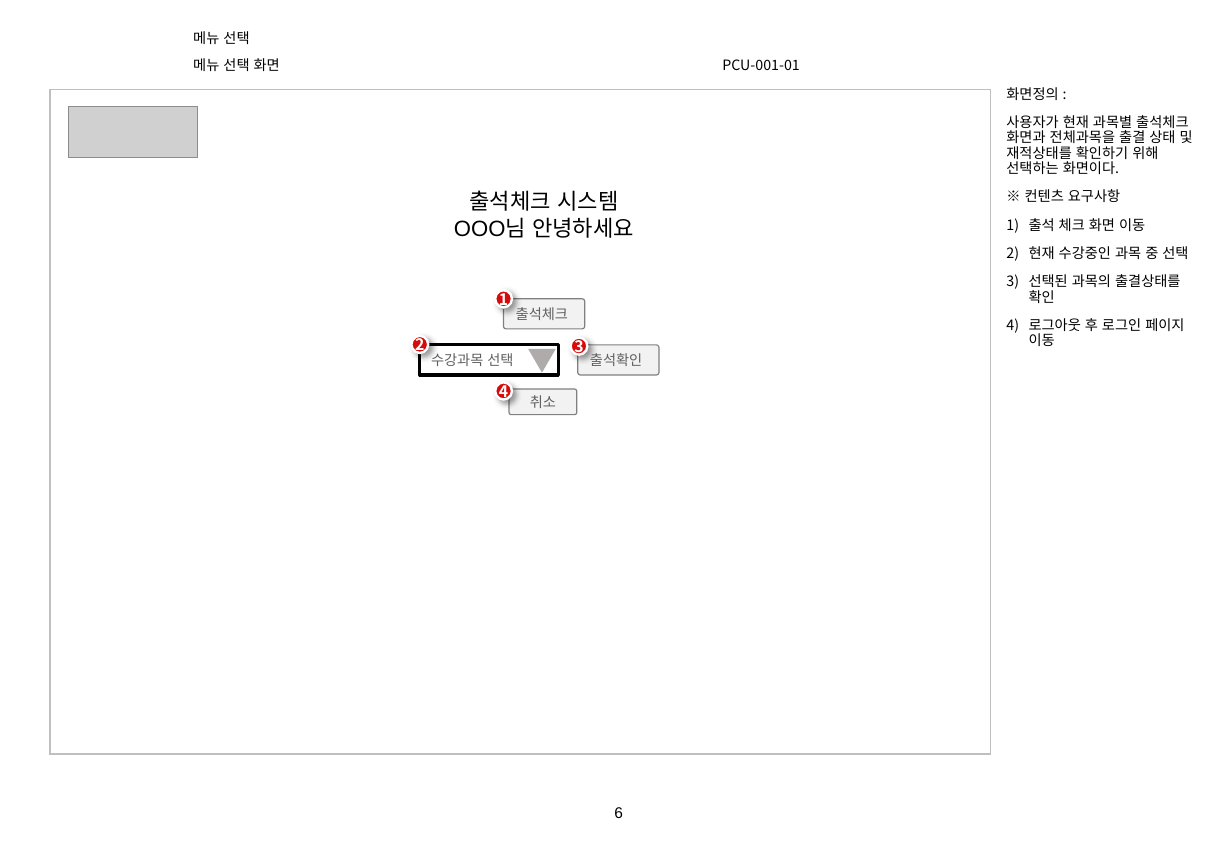
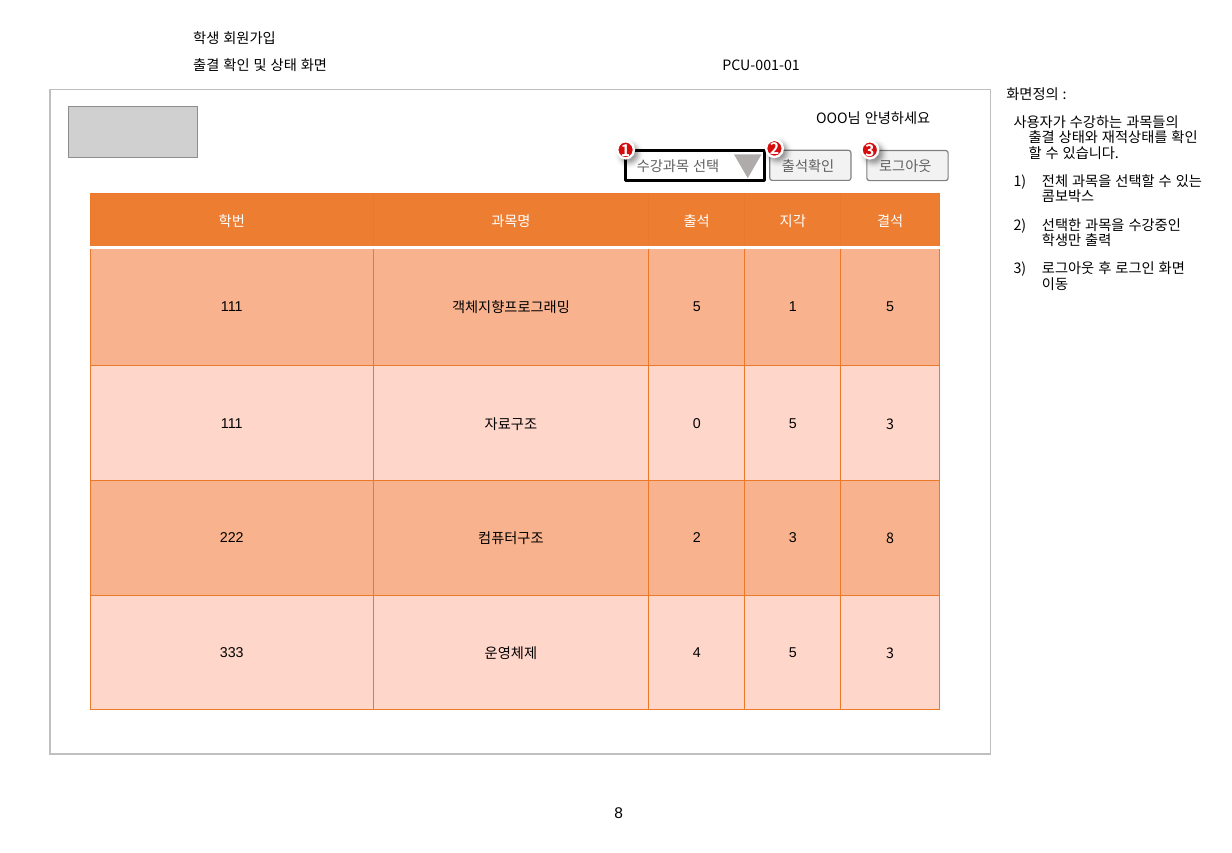
Before and after one commit to lgt9875/Idino-Project, a slide deck: slide 8 of 3_화면설계서_v1.0.pptx (slide 6 before the commit). Drawn at 1232x853 pixels with LibreOffice and Linux fonts; fonts in the diff are those of the drawing; grey boxes stand for pictures; background and template pictures are left out. Boxes give left, top, right and bottom in pixels: in the first picture for what was removed or moved away, otherwise in the second. Text is boxed around its words. In the diff, an @@ line names an element or a change of style, - is before the commit and + after.

```diff
--- a/3_화면설계서_v1.0.pptx
+++ b/3_화면설계서_v1.0.pptx
@@ text at [193, 58, 327, 71]: text changed @@
-메뉴 선택 화면
+출결 확인 및 상태 화면
@@ text at [193, 31, 275, 44]: text changed @@
-메뉴 선택
+학생 회원가입
@@ text "OOO님 안녕하세요": place and size @@
-text "OOO님 안녕하세요" at [454, 190, 634, 238]
+text "OOO님 안녕하세요" at [816, 111, 930, 124]
@@ text "OOO님 안녕하세요" at [816, 111, 930, 124]: size 14 to 9 pt, font Arial to Noto Sans CJK KR; alignment centre to left @@
@@ text at [1014, 115, 1202, 290]: text changed @@
-사용자가 현재 과목별 출석체크 화면과 전체과목을 출결 상태 및 재적상태를 확인하기 위해 선택하는 화면이다.
-※ 컨텐츠 요구사항
-1) 출석 체크 화면 이동
-2) 현재 수강중인 과목 중 선택
-3) 선택된 과목의 출결상태를 확인
-4) 로그아웃 후 로그인 페이지 이동
+사용자가 수강하는 과목들의 출결 상태와 재적상태를 확인 할 수 있습니다.
+1) 전체 과목을 선택할 수 있는 콤보박스
+2) 선택한 과목을 수강중인 학생만 출력
+3) 로그아웃 후 로그인 화면 이동
@@ ellipse "1": place and size @@
-ellipse "1" at [495, 290, 512, 307]
+ellipse "1" at [618, 141, 635, 158]
@@ ellipse "2": place and size @@
-ellipse "2" at [412, 336, 429, 353]
+ellipse "2" at [767, 140, 784, 157]
@@ ellipse "3": place and size @@
-ellipse "3" at [571, 338, 588, 355]
+ellipse "3" at [862, 141, 879, 158]
@@ rectangle "수강과목 선택": place and size @@
-rectangle "수강과목 선택" at [420, 345, 559, 374]
+rectangle "수강과목 선택" at [626, 150, 764, 180]
@@ triangle: place and size @@
-triangle at [528, 349, 555, 373]
+triangle at [734, 155, 761, 179]
@@ rounded rectangle "출석확인": place and size @@
-rounded rectangle "출석확인" at [578, 345, 659, 374]
+rounded rectangle "출석확인" at [770, 150, 851, 180]
@@ rounded rectangle added at [867, 150, 948, 180], fill #F2F2F2, outline #808080 0.75 pt, 9 pt, text #5F5F5F @@
+로그아웃
@@ table added at [91, 193, 942, 710], 5 rows, 5 columns @@
+학번 | 과목명 | 출석 | 지각 | 결석
+111 | 객체지향프로그래밍 | 5 | 1 | 5
+111 | 자료구조 | 0 | 5 | 3
+222 | 컴퓨터구조 | 2 | 3 | 8
+333 | 운영체제 | 4 | 5 | 3
@@ text at [470, 190, 618, 211]: paragraph removed @@
-출석체크 시스템
@@ rounded rectangle removed at [504, 299, 585, 329] @@
-출석체크
@@ ellipse removed at [495, 382, 512, 399] @@
-4
@@ rounded rectangle removed at [510, 389, 578, 415] @@
-취소
@@ page number at [614, 807, 623, 818]: text changed @@
-6
+8
```
Also in this commit, not shown: 4 other slides changed, 4 other files.
